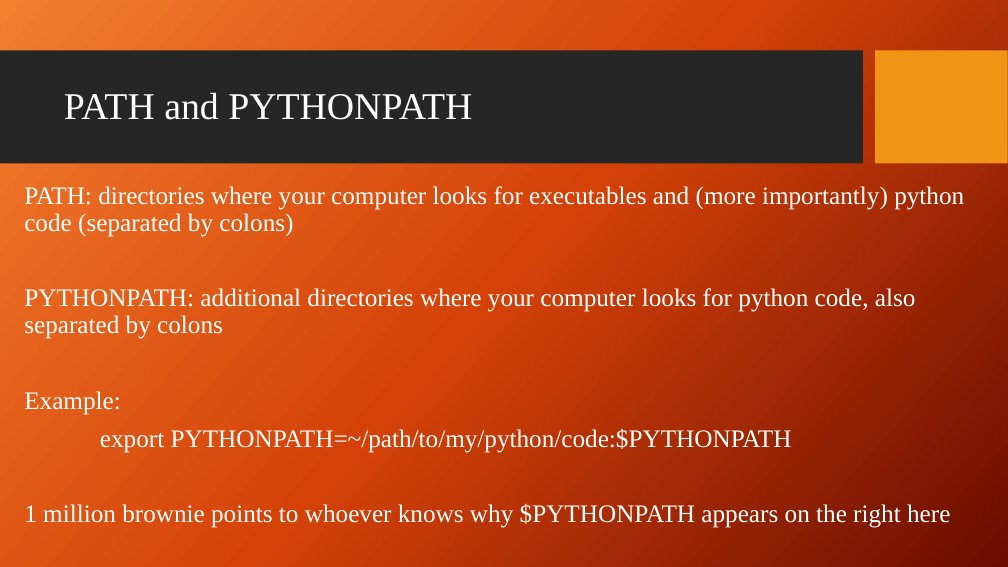
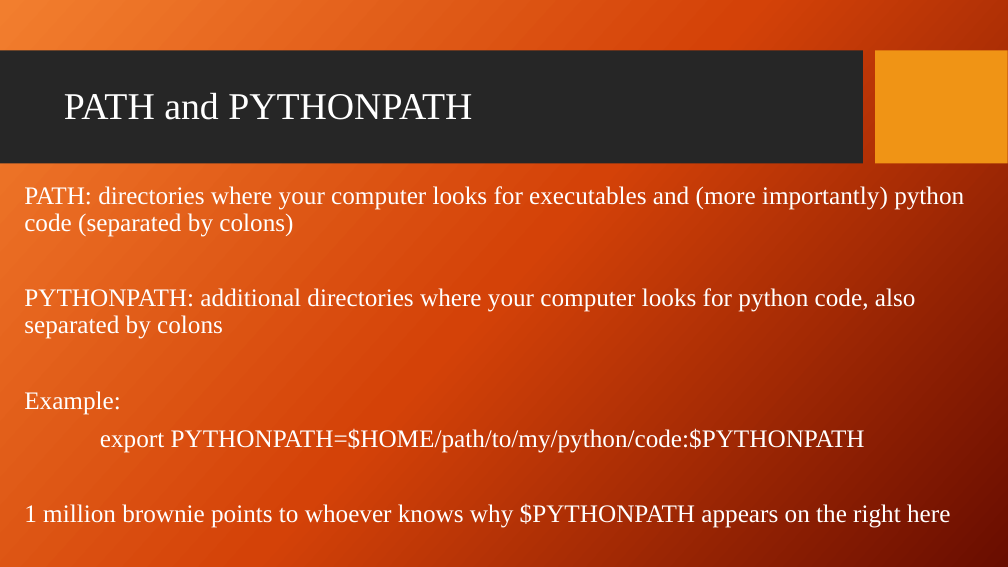
Before and after one commit to giganano/PythonBootcamp, a slide deck: slide 19 of slides/terminal.pptx. Drawn at 1008x567 pixels with LibreOffice and Linux fonts; fonts in the diff are those of the drawing; background and template pictures are left out. Boxes give left, top, right and bottom in pixels: in the first picture for what was removed or moved away, otherwise in the second. Text is boxed around its words. In the diff, an @@ line names an element or a change of style, - is before the commit and + after.

```diff
--- a/slides/terminal.pptx
+++ b/slides/terminal.pptx
@@ text at <box>100,427,865,453</box>: text changed @@
-export PYTHONPATH=~/path/to/my/python/code:$PYTHONPATH
+export PYTHONPATH=$HOME/path/to/my/python/code:$PYTHONPATH
```
Also in this commit, not shown: 2 other slides changed, 2 other files.
